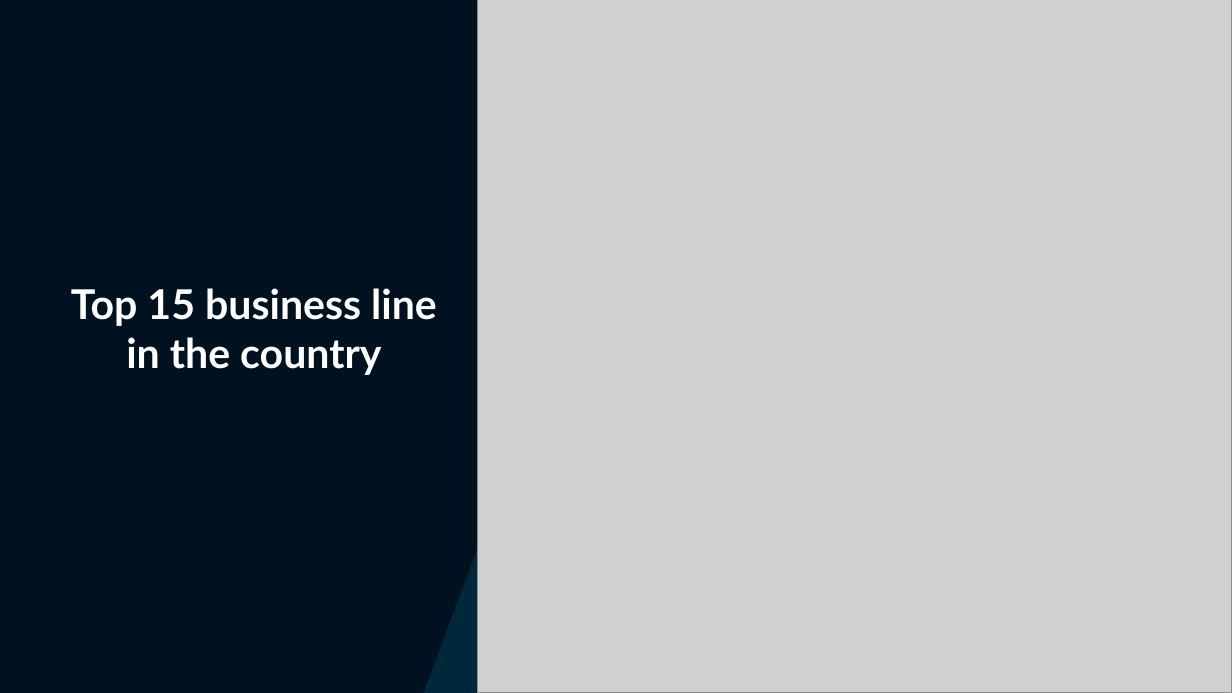
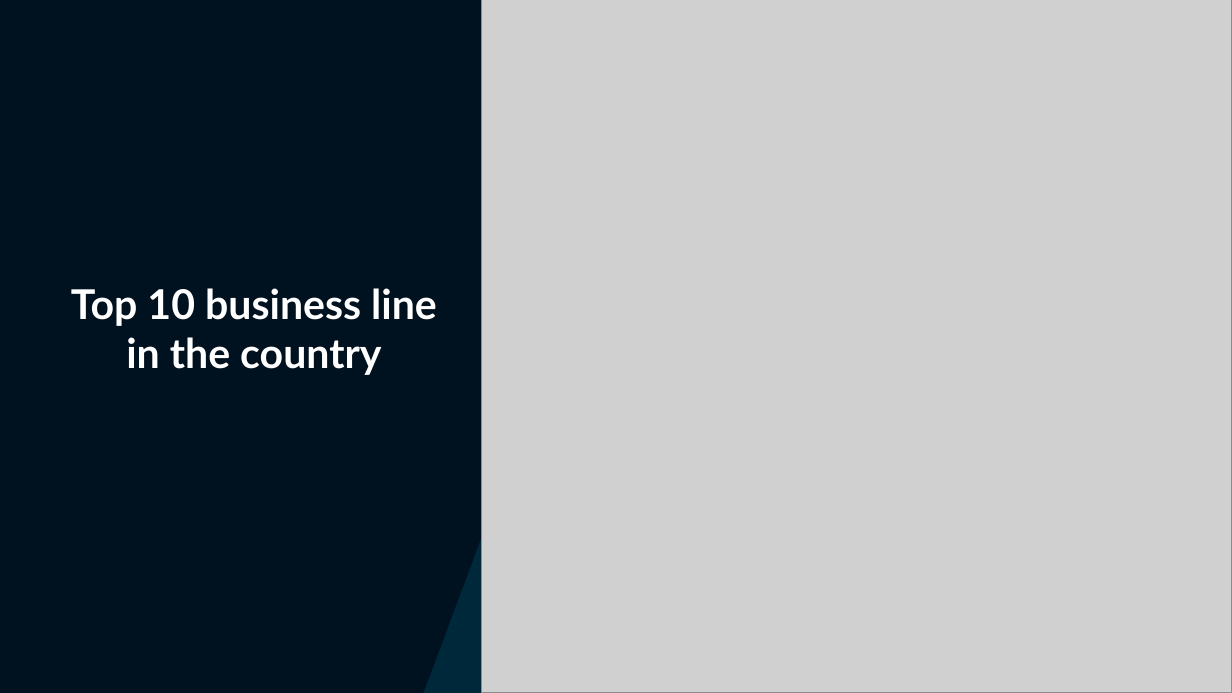
Before and after one commit to Ldave01/Best_Place_For_Business, a slide deck: slide 10 of Analyzing Business Location in Haiti.pptx (slide 8 before the commit). Drawn at 1232x693 pixels with LibreOffice and Linux fonts; fonts in the diff are those of the drawing; grey boxes stand for pictures. Boxes give left, top, right and bottom in pixels: in the first picture for what was removed or moved away, otherwise in the second. Text is boxed around its words. In the diff, an @@ line names an element or a change of style, - is before the commit and + after.

```diff
--- a/Analyzing Business Location in Haiti.pptx
+++ b/Analyzing Business Location in Haiti.pptx
@@ picture: place and size @@
-picture at (478,0,1232,693)
+picture at (482,0,1232,693)
@@ text at (71,288,437,375): text changed @@
-Top 15 business line in the country
+Top 10 business line in the country
```
Also in this commit, not shown: 4 other slides changed, 9 slides added, 8 slides removed, 4 other files.
